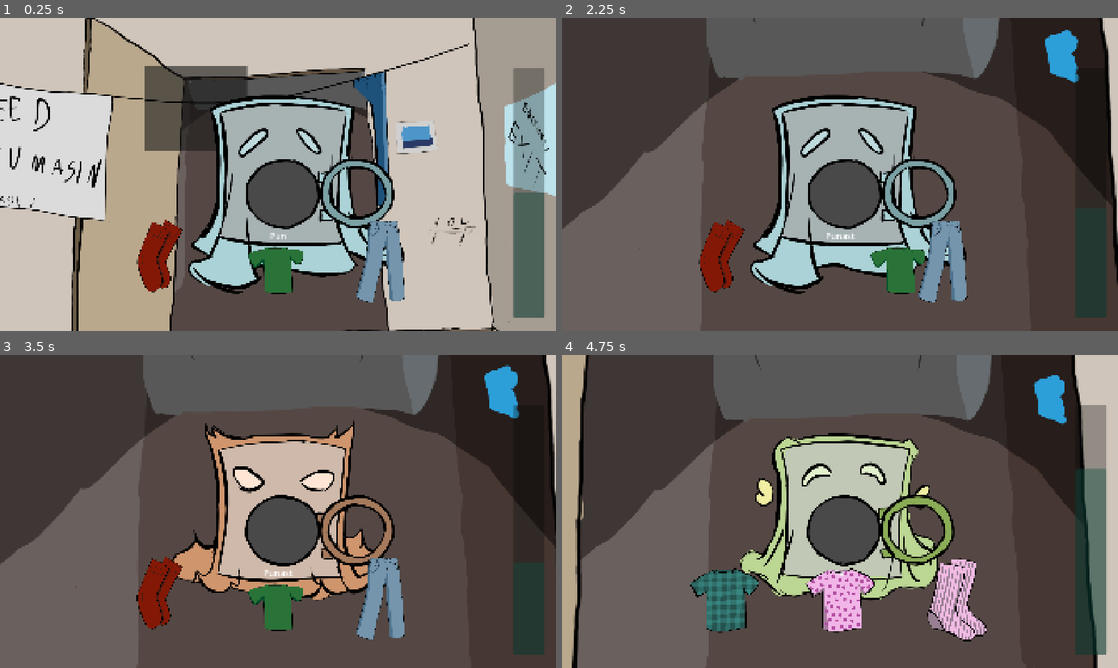
Above: before the commit, frames 1-4 (two rows, left to right).
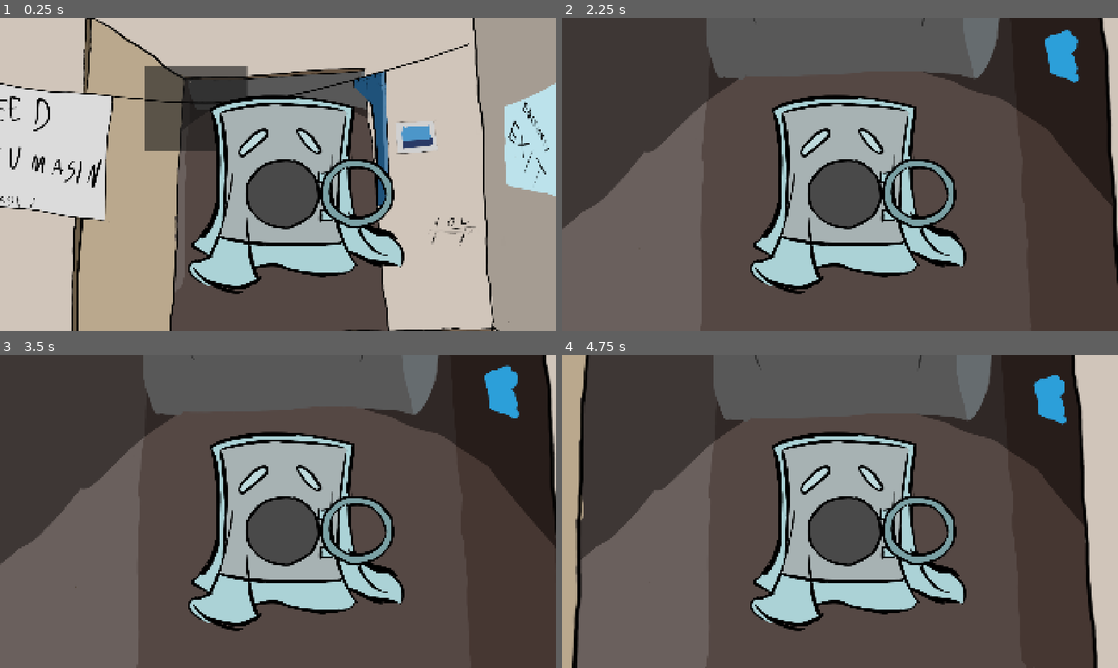
Above: after the commit, the same moments.

Repository: Kuulimagnaat/mangujamm2026
Game: Godot game, scene res://main.tscn
Same seed, same stepped clock (60 frames per second), same inputs: the game is played once before the commit and once after it.
Inputs (mouse positions are in pixels of both pictures, inside the frame that each line leads up to):
- Up to frame 1 (0.25 s): no input
- Up to frame 2 (2.25 s): click (756, 108) at 0.5 s; move the mouse to (840, 262) at 1.27 s; press the mouse at (840, 262) at 1.28 s; move the mouse to (956, 262) at 2.02 s; release the mouse at (956, 262) at 2.03 s; click (956, 262) at 2.1 s
- Up to frame 3 (3.5 s): move the mouse to (161, 599) at 2.77 s; press the mouse at (161, 599) at 2.78 s
- Up to frame 4 (4.75 s): tap Enter at 3.5 s; move the mouse to (840, 517) at 3.52 s; release the mouse at (840, 517) at 3.53 s; click (840, 517) at 3.6 s; move the mouse to (1006, 558) at 4.27 s; press the mouse at (1006, 558) at 4.28 s

The runs differ from the first frame. In frame 1, 8.0% of the frame differs, in the area x 24-98%, y 16-96%; in frame 2, 5.6%; in frame 3, 18%; in frame 4, 22%, in the area x 23-98%, y 16-96%.

Commit message:
Suvad muudatused

Diff:
--- a/proj/Main.gd
+++ b/proj/Main.gd
@@ -18,21 +18,27 @@
 var hiireotsas = null
 var pesumasinastseen
 var pesumasin
-var kummitustase = 1.2
+var kummitustase = 3
+var rahulolutase = 3
 
 var teksti_kiirus = 0.1
 var küsimus
 var variandid
+
+var mental
 # Called when the node enters the scene tree for the first time.
 func _ready() -> void:
 	$Menuu/Mangi.pressed.connect(MängiNupuVajutusel)
 	mõõt = $"Ghost-o-meter"
 	mõõt.value = Global.rahulolu
+	mental = $"Mental meter"
+	mental.value = Global.mental
 	eseme_asukohad.shuffle()
-	esita_valik()
 	pesumasinastseen = preload("res://pesumasin.tscn")
 	pesumasin = pesumasinastseen.instantiate()
 	add_child(pesumasin)
+	mõõt.visible = false
+	mental.visible = false
 # Called every frame. 'delta' is the elapsed time since the previous frame.
 
 # 1 tähendab menüüs olemist.
@@ -52,10 +58,20 @@
 
 func _process(delta: float) -> void:
 
+	if olek == 3:
+		Global.rahulolu -= kummitustase*delta
+		kummitustase += 1.5*delta
+		mõõt.value = Global.rahulolu
 
-	Global.rahulolu -= kummitustase*delta
-	kummitustase += 1.5*delta
-	mõõt.value = Global.rahulolu
+		Global.mental += rahulolutase*delta
+		mental.value = Global.mental
+
+	if mental.value <= 0:
+		kaotad()
+	if mõõt.value > 100:
+		mõõt.value = 100
+	if mõõt.value <= 0:
+		karista()
 func esita_valik():
 	valikunumber += 1
 	if valik1 != null:
@@ -104,9 +120,15 @@
 	elif hiir_masinal == false:
 		hiir_masinal = true
 func lisa_tekst():
-	print(küsimus[nr])
 	$Tekstimull.text = str(küsimus[nr])
 	$Tekstimull.visible_characters = 0
 	for i in range($Tekstimull.text.length()):
 		$Tekstimull.visible_characters = i+1
 		await get_tree().create_timer(teksti_kiirus).timeout
+func karista():
+	Global.mental -= 66
+	Global.rahulolu = 50
+func kaotad():
+	Global.mental = 50
+	Global.rahulolu = 50
+	get_tree().reload_current_scene()
--- a/proj/global.gd
+++ b/proj/global.gd
@@ -1,7 +1,8 @@
 extends Node
 
 var rahulolu
-#Number küsimuse taga: Esimene näitab taset, teine numbrit, eristamiseks.
+var mental
+#On vaja küsimust, sellele vastavat vastust, numbrit kui palju see kummitusi õnnelikuks teeb, numbrit kui palju see sind kurvaks teeb.
 
 var küsimus1 = ["Rohelist", "Sinist", "Punast"]
 var vastus1 = [load("res://Masinasse/roheline_sark.png"), load("res://Masinasse/Sinised teksad.png"), load("res://Masinasse/punased_sokid.png")]
@@ -18,7 +19,7 @@
 var küsimus7 = ["Pulma", "Matusele", "Sünnitusele"]
 #var vastus7 = [load("res://Masinasse/pulmakleit.png"),load(),load()]
 var küsimus8 = ["Süüa", "Meelelahutuseks", "Magamiseks"]
-#var vastus8 = [load("res://Masinasse/lihakantsakas.png"),load("res://Masinasse/raamat.png"),load("res://Masinasse/unetabletid.png")]
+#var vastus8 = [load(),load("res://Masinasse/raamat.png"),load("res://Masinasse/unetabletid.png")]
 var küsimus9 = ["Tulevikust", "Vana", "Tänapäevast"]
 #var vastus9 = [load(),load(),load()]
 var küsimus10 = ["Kasulikku", "Ilusat", "Olulist"]
@@ -32,7 +33,7 @@
 var küsimus14 = ["Tehnoloogilist", "Primitiivset", "Keskaegset"]
 #var vastus14 = [load(),load(),load()]
 var küsimus15 = ["Armsat", "Armsat", "Armsat"]
-#var vastus15 = [load(),load(),load()]
+#var vastus15 = [load(),load(),load("res://Masinasse/lihakantsakas.png")]
 var küsimus16 = ["Väärtuslikku", "Arvepaberid", "Bitcoin"]
 #var vastus16 = [load(),load(),load()]
 var küsimus17 = ["Lahinguks", "Soojaks", "Stiiliks"]
@@ -51,3 +52,4 @@
 
 func _ready() -> void:
 	rahulolu = 50
+	mental = 50
--- a/proj/main.tscn
+++ b/proj/main.tscn
@@ -225,3 +225,12 @@
 
 [node name="AnimationPlayer" type="AnimationPlayer" parent="." unique_id=714302648]
 libraries/ = SubResource("AnimationLibrary_efxa6")
+
+[node name="Mental meter" type="ProgressBar" parent="." unique_id=670785659]
+offset_left = 687.0901
+offset_top = 499.47003
+offset_right = 1554.4602
+offset_bottom = 612.37994
+rotation = -1.5707964
+value = 50.0
+show_percentage = false
Binary file added: proj/Masinasse/kass.png
Not shown, added: proj/Masinasse/kass.png.import
Not shown, changed: proj/Teha.txt
